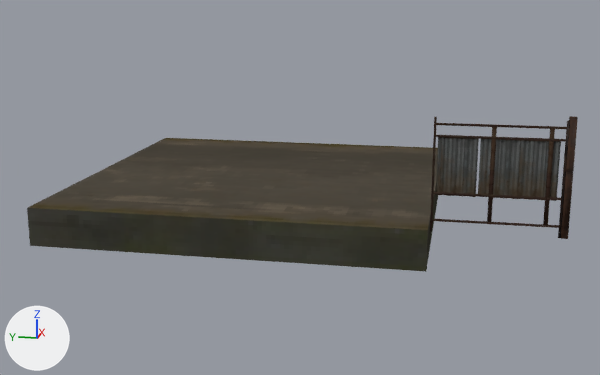
The Blender file Assets/BZ_ENV/Models/berezniki_ALLFBX.blend, before and after one commit.
Rendered twice from a 50 mm camera at (-18.53, -0.72, 5.5) aimed at (4.57, 3.9, -0.28). The lights are fixed; the arrows at lower left show +X, +Y and +Z.

In view in the first picture: 'bz_gates_03', 'bz_gates_04', 'bz_ground_01'.
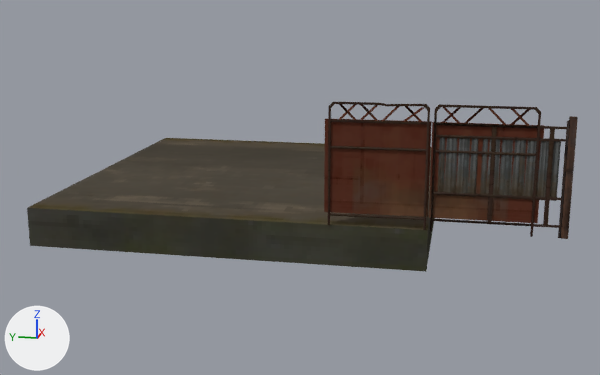
Pixel boxes (x1, y1, x2, y2) of what changed, in the pictures (600 x 375 px):
'bz_gates_02', shown (brown): after (324, 102, 432, 230)
'bz_gates_01', shown (brown): after (429, 104, 544, 237)

The change in detail:
Object 'bz_gates_01' (ob_bz_gates_01) is now shown.
Object 'bz_gates_02' (ob_bz_gates_02) is now shown.
